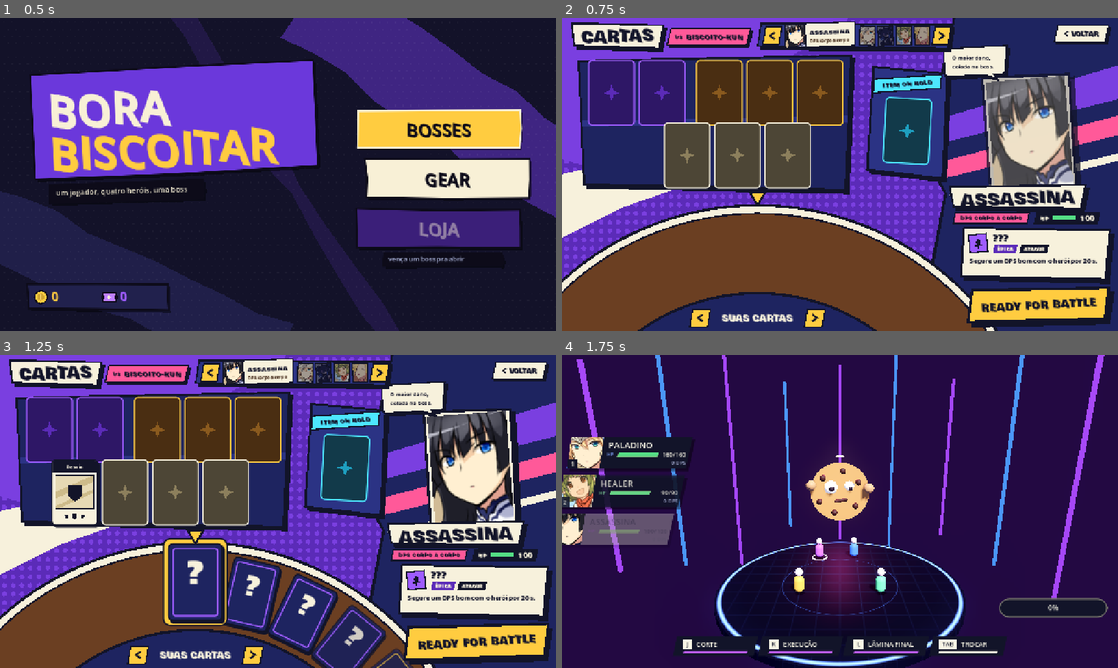
Above: before the commit, frames 1-4 (two rows, left to right).
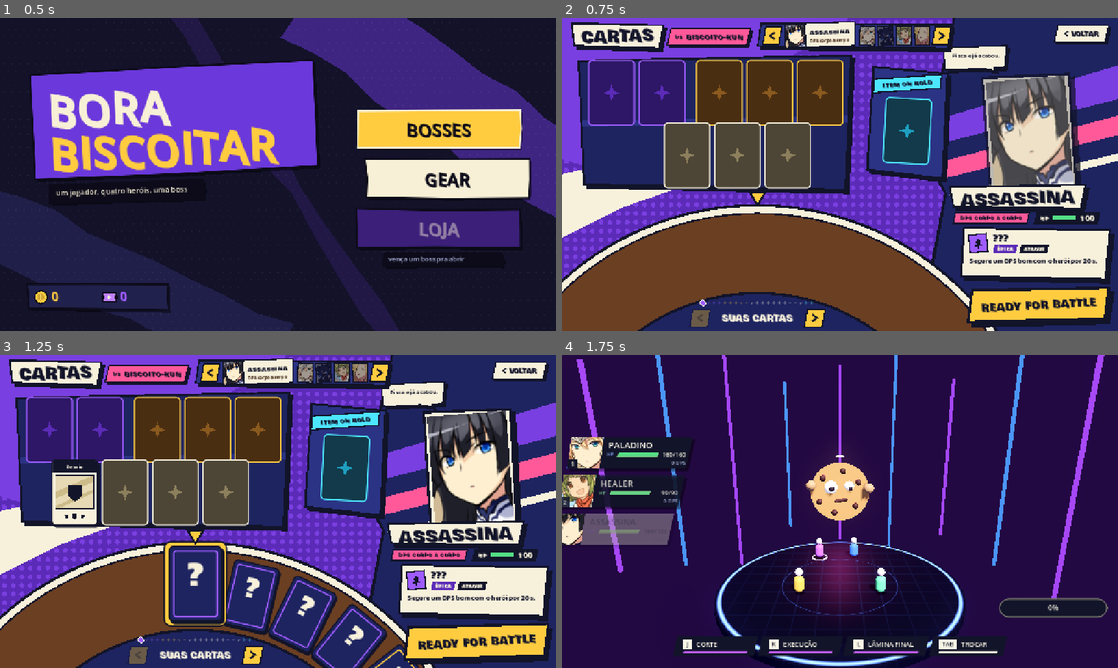
Above: after the commit, the same moments.

Repository: jpxunil/biscoitar
Game: Godot game, scene res://main.tscn
Two runs of this game, one before a commit and one after it. Both use one fixed random seed, a clock stepped at 60 frames per second and the inputs below.
Inputs (mouse positions are in pixels of both pictures, inside the frame that each line leads up to):
- Up to frame 1 (0.5 s): no input
- Up to frame 2 (0.75 s): tap Enter at 0.5, 0.6 s; move the mouse to (962, 158) at 0.52 s; hold D from 0.53 s (still down); click (962, 158) at 0.67 s
- Up to frame 3 (1.25 s): keep holding D; tap Space at 0.77 s
- Up to frame 4 (1.75 s): release D at 1.25 s; click "READY FOR BATTLE" at 1.25 s

Frame 1 is identical in both runs. In frame 2, 0.8% of the frame differs, in the area x 22-81%, y 8-99%; in frame 3, 3.7%, in the area x 22-81%, y 8-100%; in frame 4, nothing differs.

Commit message:
Tela de cartas: cópia única, polimento de interação e seletor à prova de spam
- itens e cartas da loja são cópia única: equipar num herói tira do outro;
  a roleta mostra o rosto de quem está com a carta (saves antigos são corrigidos)
- seletor: animações interrompidas por trocas rápidas se recuperam de qualquer estado
- carta solta em lugar inválido voa de volta; carta bloqueada balança
- duplo clique equipa no primeiro slot livre ou devolve a equipada
- passar o mouse mostra os detalhes; losangos no cubo mostram a mão inteira
- aro da roleta acende ao arrastar carta equipada; setas apagadas nas pontas
- entrada das cartas mais rápida; frases em personagem e balão que cresce
- arte e roleta: uma animação por vez
- shot.gd: passos spam, dbl, focusid e captura no meio do arrasto

Diff:
--- a/scripts/knowledge.gd
+++ b/scripts/knowledge.gd
@@ -234,6 +234,11 @@
 		return false
 	if at >= 0:
 		arr[at] = ""
+	# cópia única: equipar aqui tira de quem estava com ela
+	if is_unique(id):
+		for j in HEROES.size():
+			if j != i:
+				unequip(j, id)
 	arr[slot] = id
 	return true
 
@@ -243,6 +248,22 @@
 	var at := arr.find(id)
 	if at >= 0:
 		arr[at] = ""
+
+
+## Cópia única: itens e tudo que se compra na loja (moedas ou ticket). Você tem UMA, e só um herói
+## usa por vez. As cartas conquistadas jogando (maestria, Rotação, etc.) são conhecimento: valem pra todos.
+static func is_unique(id: String) -> bool:
+	var c: Dictionary = CARDS[id]
+	return c["kind"] == "item" or c.has("price") or c.has("ticket")
+
+
+## Quem está com a carta de cópia única (índice do herói), ou -1 se ela está solta.
+static func holder(id: String) -> int:
+	var kind: String = CARDS[id]["kind"]
+	for j in HEROES.size():
+		if deck(j)[kind].has(id):
+			return j
+	return -1
 
 
 ## Cartas que o herói i pode usar e que não estão equipadas nele, da mais rara pra mais comum.
@@ -417,3 +438,15 @@
 				var id := str(arr[n])
 				if id != "" and CARDS.has(id) and CARDS[id]["kind"] == kind and is_owned_by(i, id) and usable(i, id):
 					d[kind][n] = id
+	# saves antigos podem ter a mesma carta de cópia única em mais de um herói: fica com o primeiro
+	var held := {}
+	for i in HEROES.size():
+		for kind in KINDS:
+			var arr: Array = deck(i)[kind]
+			for n in arr.size():
+				if arr[n] == "" or not is_unique(arr[n]):
+					continue
+				if held.has(arr[n]):
+					arr[n] = ""
+				else:
+					held[arr[n]] = true
--- a/ui/kit/card_view.gd
+++ b/ui/kit/card_view.gd
@@ -28,6 +28,8 @@
 var ring := Color(0, 0, 0, 0): set = _set_ring
 var ring_gap := 4.0: set = _set_ring_gap
 var ring_w := 4.0
+## Rosto pequeno no canto: quem está com esta carta de cópia única agora (item ou carta da loja).
+var badge: Texture2D: set = _set_badge
 
 
 static func make(card_id: String, card_state := "face") -> CardView:
@@ -91,6 +93,11 @@
 	halo_grow = v
 	if halo:
 		queue_redraw()
+
+
+func _set_badge(v: Texture2D) -> void:
+	badge = v
+	queue_redraw()
 
 
 func _set_ring(v: Color) -> void:
@@ -198,6 +205,9 @@
 		Paper.draw_suit(self, cat, Vector2(67.5, 126), 10, ink)
 	if state == "dim":
 		_rr(full, Color(ink.r, ink.g, ink.b, 0.6), 9)
+	if badge != null:
+		draw_rect(Rect2(W - 24, -12, 32, 41), ink)
+		draw_texture_rect(badge, Rect2(W - 21, -9, 26, 35), false)
 
 
 func _wrap(t: String, f: Font, px: int, max_w: float) -> Array:
--- a/ui/kit/shine_button.gd
+++ b/ui/kit/shine_button.gd
@@ -53,6 +53,8 @@
 
 
 func _on_hover(on: bool) -> void:
+	if disabled and on:
+		return
 	_hot = on
 	if on:
 		_shine = 0.0
--- a/ui/screens/cards_screen.gd
+++ b/ui/screens/cards_screen.gd
@@ -23,7 +23,13 @@
 	"item": [Vector2(741, 184)],
 }
 ## Frase do balão. Quem não tem frase própria usa o `blurb` do herói.
-const QUOTES := {"maga": "Relaxa, eu resolvo. Como sempre.", "nurse": "Fica parado. Vai doer."}
+const QUOTES := {
+	"tank": "Atrás de mim. Sempre.",
+	"healer": "Ninguém morre no meu turno.",
+	"assassina": "Pisca e já acabou.",
+	"maga": "Relaxa, eu resolvo. Como sempre.",
+	"nurse": "Fica parado. Vai doer.",
+}
 ## Ordem dos heróis no seletor: as duas tanks ficam lado a lado.
 const ORDER := [0, 4, 1, 2, 3]
 ## Enquadramento da arte por herói: largura na tela e canto de cima. A altura segue a proporção do arquivo;
@@ -78,6 +84,7 @@
 	var dim := false: set = _set_dim
 	var slot := -1
 	var tw: Tween
+	var hover_tw: Tween
 	var _face: TextureRect
 	var _hot := false
 
@@ -120,7 +127,15 @@
 		_shade()
 		if k > 0.05 or (tw != null and tw.is_running()):
 			return
-		create_tween().tween_property(self, "scale", Vector2.ONE * (1.15 if on else 1.0), 0.14).set_trans(Tween.TRANS_BACK).set_ease(Tween.EASE_OUT)
+		stop_hover()
+		hover_tw = create_tween()
+		hover_tw.tween_property(self, "scale", Vector2.ONE * (1.15 if on else 1.0), 0.14).set_trans(Tween.TRANS_BACK).set_ease(Tween.EASE_OUT)
+
+	## A troca de herói assume a escala da peça: o crescer do hover não pode brigar com ela.
+	func stop_hover() -> void:
+		if hover_tw != null:
+			hover_tw.kill()
+			hover_tw = null
 
 	func _draw() -> void:
 		var h: Dictionary = Knowledge.HEROES[hero]
@@ -166,12 +181,20 @@
 var _face_tex: TextureRect
 var _bubble: Control
 var _bubble_text: Label
+var _bubble_panel: CutPanel
 var _boss: Draw
 var _strip_bar: CutPanel
 ## Seletor: uma peça por herói (índice em Knowledge.HEROES), sempre na ordem de ORDER girada.
 var _tiles := {}
 ## Fila do seletor (heróis, o atual na frente) e o lugar onde o antigo acabou de ser inserido.
 var _row: Array = []
+## Carta sob o mouse: os detalhes mostram ela enquanto o mouse está em cima.
+var _peek = null
+var _pager: Draw
+var _spin_prev: ShineButton
+var _spin_next: ShineButton
+var _art_tw: Tween
+var _ticks_tw: Tween
 var _push_at := -1
 var _name_tag: Control
 var _name_panel: CutPanel
@@ -297,6 +320,12 @@
 	else:
 		_face_tex.texture = load("res://assets/portraits/%s_face.png" % h["key"])
 	_bubble_text.text = QUOTES.get(h["key"], h["blurb"])
+	# o balão cresce pra baixo com o número de linhas da frase
+	var bf := Paper.body(700)
+	var lines := maxi(1, roundi(bf.get_multiline_string_size(_bubble_text.text, HORIZONTAL_ALIGNMENT_LEFT, 118, 14).y / bf.get_height(14)))
+	_bubble_text.size = Vector2(118, lines * 18.0 + 4.0)
+	_bubble_panel.size = Vector2(150, lines * 18.0 + 44.0)
+	_bubble_panel.queue_redraw()
 	# nome, classe e vida
 	var nm := String(h["name"]).to_upper()
 	_name_label.text = nm
@@ -327,9 +356,17 @@
 		_art.modulate.a = 0.0
 		var from := 60.0 if dir >= 0 else -60.0
 		_art.position.x = _art_home.x + from
-		var tw := _art.create_tween().set_parallel(true)
-		tw.tween_property(_art, "position:x", _art_home.x, 0.28).set_trans(Tween.TRANS_BACK).set_ease(Tween.EASE_OUT)
-		tw.tween_property(_art, "modulate:a", 1.0, 0.18)
+		if _art_tw != null:
+			_art_tw.kill()
+		_art_tw = _art.create_tween().set_parallel(true)
+		_art_tw.tween_property(_art, "position:x", _art_home.x, 0.28).set_trans(Tween.TRANS_BACK).set_ease(Tween.EASE_OUT)
+		_art_tw.tween_property(_art, "modulate:a", 1.0, 0.18)
+	else:
+		if _art_tw != null:
+			_art_tw.kill()
+			_art_tw = null
+		_art.position.x = _art_home.x
+		_art.modulate.a = 1.0
 
 
 # ---------------------------------------------------------------- montagem (uma vez)
@@ -383,9 +420,13 @@
 	var prev := _arrow(-1)
 	_add(_stage, prev, Vector2(296, 668), Vector2(44, 44))
 	prev.pressed.connect(func(): _spin(-1))
+	_spin_prev = prev
 	var nxt := _arrow(1)
 	_add(_stage, nxt, Vector2(560, 668), Vector2(44, 44))
 	nxt.pressed.connect(func(): _spin(1))
+	_spin_next = nxt
+	_pager = _drawer(_stage, _draw_pager)
+	_pager.z_index = 8
 	var hub_label := Paper.label("SUAS CARTAS", 21, Paper.CREAM, Paper.display())
 	hub_label.horizontal_alignment = HORIZONTAL_ALIGNMENT_CENTER
 	hub_label.vertical_alignment = VERTICAL_ALIGNMENT_CENTER
@@ -429,7 +470,7 @@
 	_bubble.mouse_filter = Control.MOUSE_FILTER_IGNORE
 	_add(_stage, _bubble, Vector2(876, 62), Vector2(156, 84))
 	_bubble.pivot_offset = Vector2(78, 42)
-	_add(_bubble, CutPanel.make(Rect2(0, 0, 150, 78), [[0, .1], [1, 0], [.96, .86], [.8, .88], [.84, 1], [.62, .9], [.04, .96]], Paper.CREAM, 3, Vector2(6, 6)))
+	_bubble_panel = _add(_bubble, CutPanel.make(Rect2(0, 0, 150, 78), [[0, .1], [1, 0], [.96, .86], [.8, .88], [.84, 1], [.62, .9], [.04, .96]], Paper.CREAM, 3, Vector2(6, 6)))
 	_bubble_text = Paper.label("", 14, Paper.INK, Paper.body(700))
 	_bubble_text.autowrap_mode = TextServer.AUTOWRAP_WORD_SMART
 	_bubble_text.add_theme_constant_override("line_spacing", -4)
@@ -574,11 +615,32 @@
 
 func _draw_wheel(d: Draw) -> void:
 	_disc(d, RIM, Paper.INK)
-	_disc(d, 666, Paper.CREAM)
+	# arrastando uma carta equipada: o aro acende, a roleta é onde ela pode ser devolvida
+	_disc(d, 666, Paper.GOLD if (_drag != null and _drag["src"] == "slot") else Paper.CREAM)
 	_disc(d, 652, Paper.INK)
 	_disc(d, 648, Paper.BROWN)
 	_disc(d, 470, Paper.INK)
 	_disc(d, 464, _th["deep"])
+
+
+## Um losango por carta da mão, na cor da raridade (apagado = ainda não conquistada); o maior é a
+## carta em foco. Mostra quantas cartas existem e onde você está, sem texto.
+func _draw_pager(d: Draw) -> void:
+	var n := _hand.size()
+	if n <= 1:
+		return
+	var pitch := minf(13.0, 250.0 / (n - 1))
+	for k in n:
+		var id: String = _hand[k]
+		var c := Vector2(HUB.x + (k - (n - 1) * 0.5) * pitch, 655.0)
+		var col: Color = Paper.KIND[Knowledge.kind_of(id)]["bg"]
+		if not Knowledge.is_owned_by(hero, id):
+			col = Color(col.r, col.g, col.b, 0.3)
+		var r := 6.5 if k == _focus else 3.5
+		if k == _focus:
+			d.draw_colored_polygon(PackedVector2Array([c + Vector2(0, -r - 2.5), c + Vector2(r + 2.5, 0), c + Vector2(0, r + 2.5), c + Vector2(-r - 2.5, 0)]), Paper.CREAM)
+			col.a = 1.0
+		d.draw_colored_polygon(PackedVector2Array([c + Vector2(0, -r), c + Vector2(r, 0), c + Vector2(0, r), c + Vector2(-r, 0)]), col)
 
 
 func _draw_ticks(d: Draw) -> void:
@@ -661,12 +723,19 @@
 		var was := t.slot
 		t.slot = n
 		t.dim = Knowledge.is_tank(id) and id != Knowledge.tank_pick
+		# Trocas em sequência rápida interrompem a animação anterior no meio: a peça pode estar em
+		# qualquer lugar, meio aberta, pequena ou transparente. Por isso cada caminho abaixo parte do
+		# estado em que ela ESTÁ e leva todas as propriedades (posição, giro, escala, alfa, abertura)
+		# até o valor final do lugar novo; nenhum deixa algo "como estava".
 		if t.tw != null:
 			t.tw.kill()
 			t.tw = null
+		t.stop_hover()
 		var pos := _tile_pos(n)
 		var rot := deg_to_rad(TILE_ROT[n])
-		if not animate or was < 0 or was == n:
+		var settled: bool = was == n and t.position.is_equal_approx(pos) and is_equal_approx(t.k, 1.0 if n == 0 else 0.0) \
+				and t.scale.is_equal_approx(Vector2.ONE) and is_equal_approx(t.modulate.a, 1.0)
+		if not animate or was < 0 or settled:
 			t.position = pos
 			t.rotation = rot
 			t.scale = Vector2.ONE
@@ -679,14 +748,14 @@
 		if n == 0:
 			# escolhido: corre pra frente e abre no caminho
 			t.z_index = 3
-			t.scale = Vector2.ONE
-			t.modulate.a = 1.0
 			tw.set_parallel(true)
 			tw.tween_property(t, "position", pos, 0.3).set_trans(Tween.TRANS_CUBIC).set_ease(Tween.EASE_OUT)
 			tw.tween_property(t, "rotation", rot, 0.3)
+			tw.tween_property(t, "scale", Vector2.ONE, 0.12)
+			tw.tween_property(t, "modulate:a", 1.0, 0.1)
 			tw.tween_property(t, "k", 1.0, 0.34).set_trans(Tween.TRANS_BACK).set_ease(Tween.EASE_OUT)
-			tw.chain().tween_callback(func(): t.z_index = 0)
-		elif was == 0:
+			tw.chain().tween_callback(_tile_done.bind(t, n))
+		elif was == 0 and t.modulate.a > 0.05:
 			# antigo: retrai e some onde está; reaparece crescendo no lugar novo da fila
 			t.z_index = 1
 			tw.tween_property(t, "k", 0.0, 0.14).set_trans(Tween.TRANS_CUBIC).set_ease(Tween.EASE_OUT)
@@ -694,18 +763,46 @@
 			tw.tween_callback(func():
 				t.position = pos
 				t.rotation = rot
+				t.k = 0.0
 				t.scale = Vector2.ONE * 0.4)
 			tw.tween_interval(0.06)
 			tw.tween_property(t, "modulate:a", 1.0, 0.14)
 			tw.parallel().tween_property(t, "scale", Vector2.ONE, 0.26).set_trans(Tween.TRANS_BACK).set_ease(Tween.EASE_OUT)
-			tw.tween_callback(func(): t.z_index = 0)
+			tw.tween_callback(_tile_done.bind(t, n))
+		elif t.modulate.a <= 0.05:
+			# estava invisível (interrompida no meio do sumiço): só reaparece no lugar certo
+			t.z_index = 0
+			t.position = pos
+			t.rotation = rot
+			t.k = 0.0
+			t.scale = Vector2.ONE * 0.4
+			tw.tween_property(t, "modulate:a", 1.0, 0.14)
+			tw.parallel().tween_property(t, "scale", Vector2.ONE, 0.26).set_trans(Tween.TRANS_BACK).set_ease(Tween.EASE_OUT)
+			tw.tween_callback(_tile_done.bind(t, n))
 		else:
-			# vizinhos: empurrados pelo antigo entrando, um depois do outro a partir de onde ele entrou
+			# vizinhos: empurrados pelo antigo entrando, um depois do outro a partir de onde ele entrou.
+			# Se a peça ficou meio aberta, pequena ou apagada de uma troca interrompida, conserta já.
 			t.z_index = 0
-			t.modulate.a = 1.0
-			tw.tween_interval(0.2 + absi(n - _push_at) * 0.04)
-			tw.tween_property(t, "position", pos, 0.26).set_trans(Tween.TRANS_BACK).set_ease(Tween.EASE_OUT)
-			tw.parallel().tween_property(t, "rotation", rot, 0.26)
+			tw.set_parallel(true)
+			tw.tween_property(t, "k", 0.0, 0.12)
+			tw.tween_property(t, "scale", Vector2.ONE, 0.12)
+			tw.tween_property(t, "modulate:a", 1.0, 0.1)
+			var wait := 0.2 + absi(n - _push_at) * 0.04
+			tw.tween_property(t, "position", pos, 0.26).set_trans(Tween.TRANS_BACK).set_ease(Tween.EASE_OUT).set_delay(wait)
+			tw.tween_property(t, "rotation", rot, 0.26).set_delay(wait)
+			tw.chain().tween_callback(_tile_done.bind(t, n))
+
+
+## Fim da animação de uma peça: crava o estado final, pra nenhum resto de arredondamento ou de
+## animação interrompida sobrar.
+func _tile_done(t: HeroTile, n: int) -> void:
+	t.position = _tile_pos(n)
+	t.rotation = deg_to_rad(TILE_ROT[n])
+	t.scale = Vector2.ONE
+	t.modulate.a = 1.0
+	t.k = 1.0 if n == 0 else 0.0
+	t.z_index = 0
+	t.tw = null
 
 
 # ---------------------------------------------------------------- cartas
@@ -742,6 +839,7 @@
 		c.queue_free()
 	_slots.clear()
 	_spokes.clear()
+	_peek = null
 	var deck := Knowledge.deck(hero)
 	for kind in Knowledge.KINDS:
 		for n in Knowledge.SLOTS[kind]:
@@ -770,6 +868,11 @@
 			var key := Knowledge.mastery_key(id)
 			if key != "":
 				cv.progress = Knowledge.mastery_of(key)
+		elif Knowledge.is_unique(id):
+			# cópia única (item ou carta da loja): o selo mostra com quem está; arrastar pra cá tira de lá
+			var holder := Knowledge.holder(id)
+			if holder >= 0 and holder != hero:
+				cv.badge = load("res://assets/portraits/%s_face.png" % Knowledge.HEROES[holder]["key"])
 		cv.position = Vector2(-CARD_HALF.x, -RADIUS - CARD_HALF.y)
 		spoke.add_child(cv)
 		var info := {"cv": cv, "src": "hand", "idx": k, "n": k, "id": id, "kind": Knowledge.kind_of(id), "home": cv.position,
@@ -783,7 +886,10 @@
 			if info["id"] != "":
 				_deal(info, info["idx"] * 0.045)
 		for info in _spokes:
-			_deal(info, 0.35 + info["idx"] * 0.04)
+			# só as que aparecem na tela, abrindo a partir da carta em foco
+			var far := absi(info["idx"] - _focus)
+			if far <= 4:
+				_deal(info, 0.16 + far * 0.045)
 	if drop != "":
 		# a carta que acabou de encaixar chega maior e inclinada e assenta
 		var list: Array = _slots if drop.begins_with("s") else _spokes
@@ -801,15 +907,64 @@
 	cv.mouse_default_cursor_shape = Control.CURSOR_POINTING_HAND if info["drag_ok"] else Control.CURSOR_ARROW
 	cv.mouse_entered.connect(func():
 		info["hover"] = true
-		_settle(info))
+		_peek = info
+		_settle(info)
+		_update_details())
 	cv.mouse_exited.connect(func():
 		info["hover"] = false
+		if _peek != null and is_same(_peek, info):
+			_peek = null
+			_update_details()
 		_settle(info))
 	cv.gui_input.connect(func(e: InputEvent):
-		if e is InputEventMouseButton and e.button_index == MOUSE_BUTTON_LEFT and e.pressed:
-			_pend = {"info": info, "start": _mouse_at}
-			info["press"] = true
-			_settle(info))
+		if not (e is InputEventMouseButton and e.button_index == MOUSE_BUTTON_LEFT and e.pressed):
+			return
+		if e.double_click:
+			_quick(info)
+			return
+		_pend = {"info": info, "start": _mouse_at, "shook": false}
+		info["press"] = true
+		_settle(info))
+
+
+## Duplo clique, o atalho do arrasto: carta da roleta vai pro primeiro slot livre do tipo dela;
+## carta equipada volta pra roleta.
+func _quick(info: Dictionary) -> void:
+	_cancel_drag()
+	var drop := ""
+	if info["src"] == "slot":
+		drop = _unequip_to_hand(info["id"])
+	elif info["drag_ok"]:
+		for s in _slots:
+			if s["kind"] == info["kind"] and s["id"] == "":
+				drop = _equip_from_hand(info["idx"], s["idx"])
+				break
+	if drop == "":
+		_shake(info)
+		return
+	_sel = -1
+	Knowledge.save()
+	_sync_hand()
+	_build_cards(false, drop)
+
+
+func _unequip_to_hand(id: String) -> String:
+	Knowledge.unequip(hero, id)
+	_hand.insert(mini(_focus, _hand.size()), id)
+	return "h%d" % _focus
+
+
+## "Não dá": a carta balança no lugar (sem slot livre, ou carta que ainda não é sua).
+func _shake(info: Dictionary) -> void:
+	var cv: CardView = info["cv"]
+	if info["tw"] != null:
+		info["tw"].kill()
+	var home: Vector2 = info["home"]
+	var tw := cv.create_tween()
+	for dx in [7.0, -7.0, 4.0, -4.0, 0.0]:
+		tw.tween_property(cv, "position:x", home.x + dx, 0.04)
+	tw.tween_callback(func(): _settle(info))
+	info["tw"] = tw
 
 
 ## Escala, giro (graus) e deslocamento vertical que a carta deve ter agora.
@@ -848,7 +1003,7 @@
 	var sc := Vector2.ONE * float(p[0])
 	var rot := deg_to_rad(float(info["rot0"]) + float(p[1]))
 	var pos: Vector2 = info["home"] + Vector2(0, p[2])
-	var lifted: bool = _drag != null and is_same(_drag, info)
+	var lifted: bool = (_drag != null and is_same(_drag, info)) or info.get("away", false)
 	var hand: bool = info["src"] == "hand"
 	cv.halo = hand and info["idx"] == _focus and _sel < 0
 	if info["src"] == "slot":
@@ -917,10 +1072,17 @@
 	_sel = -1
 	for info in _spokes:
 		var sp: Control = info["spoke"]
+		# girar de novo antes de parar: o giro anterior é cancelado, senão os dois brigam pelo mesmo raio
+		if info.get("spin") != null:
+			info["spin"].kill()
 		var tw := sp.create_tween()
+		info["spin"] = tw
 		# passa um pouco do ponto e volta, como roleta parando
 		tw.tween_property(sp, "rotation", deg_to_rad((info["idx"] - _focus) * STEP), 0.5).set_trans(Tween.TRANS_BACK).set_ease(Tween.EASE_OUT)
-	_ticks.create_tween().tween_property(_ticks, "rotation", deg_to_rad(-_focus * STEP), 0.5).set_trans(Tween.TRANS_BACK).set_ease(Tween.EASE_OUT)
+	if _ticks_tw != null:
+		_ticks_tw.kill()
+	_ticks_tw = _ticks.create_tween()
+	_ticks_tw.tween_property(_ticks, "rotation", deg_to_rad(-_focus * STEP), 0.5).set_trans(Tween.TRANS_BACK).set_ease(Tween.EASE_OUT)
 	_settle_all()
 	_update_details()
 
@@ -950,8 +1112,12 @@
 	var info: Dictionary = _pend["info"]
 	if event is InputEventMouseMotion:
 		var p := _mouse_at
-		if _drag == null and info["drag_ok"] and p.distance_to(_pend["start"]) > 6.0:
-			_start_drag(info)
+		if _drag == null and p.distance_to(_pend["start"]) > 6.0:
+			if info["drag_ok"]:
+				_start_drag(info)
+			elif not _pend["shook"]:
+				_pend["shook"] = true
+				_shake(info)
 		if _drag != null:
 			_ghost.position = p - CARD_HALF
 			var si := _slot_at(p)
@@ -975,7 +1141,9 @@
 	_ghost.z_index = 50
 	_top.add_child(_ghost)
 	_ghost.position = _mouse_at - CARD_HALF
+	_wheel.queue_redraw()
 	_settle_all()
+	_update_details()
 
 
 func _cancel_drag() -> void:
@@ -987,12 +1155,16 @@
 	if _ghost != null and is_instance_valid(_ghost):
 		_ghost.queue_free()
 	_ghost = null
+	_wheel.queue_redraw()
 
 
 func _finish() -> void:
 	var info: Dictionary = _pend["info"]
 	var dragged: bool = _drag != null
 	var p := _mouse_at
+	# o fantasma sobrevive ao fim do arrasto: se a carta não encaixou, é ele que voa de volta
+	var ghost := _ghost
+	_ghost = null
 	_cancel_drag()
 	if not dragged:
 		# clique simples: carta da roleta vem pro foco; carta equipada mostra os detalhes
@@ -1018,14 +1190,40 @@
 			drop = "s%d" % si
 	elif info["src"] == "slot" and p.distance_to(HUB) < RIM:
 		# de volta pra roleta: a carta entra na mão já em foco
-		Knowledge.unequip(hero, id)
-		_hand.insert(mini(_focus, _hand.size()), id)
-		drop = "h%d" % _focus
+		drop = _unequip_to_hand(id)
 	_sel = -1
-	if drop != "":
-		Knowledge.save()
-		_sync_hand()
+	if drop == "":
+		_fly_back(ghost, info)
+		return
+	if ghost != null and is_instance_valid(ghost):
+		ghost.queue_free()
+	Knowledge.save()
+	_sync_hand()
 	_build_cards(false, drop)
+
+
+## Soltou num lugar que não vale: a carta volta voando pra onde estava, em vez de sumir.
+func _fly_back(ghost: CardView, info: Dictionary) -> void:
+	var cv: CardView = info["cv"]
+	if ghost == null or not is_instance_valid(ghost) or not is_instance_valid(cv):
+		_settle_all()
+		return
+	info["away"] = true
+	_settle_all()
+	var to_stage := _stage.get_global_transform().affine_inverse()
+	var center: Vector2 = to_stage * (cv.get_global_transform() * CARD_HALF)
+	var rot: float = cv.rotation
+	if info["spoke"] != null:
+		rot += float(info["spoke"].rotation)
+	var tw := ghost.create_tween().set_parallel(true)
+	tw.tween_property(ghost, "position", center - CARD_HALF, 0.2).set_trans(Tween.TRANS_CUBIC).set_ease(Tween.EASE_OUT)
+	tw.tween_property(ghost, "rotation", rot, 0.2)
+	tw.tween_property(ghost, "scale", cv.scale, 0.2)
+	tw.chain().tween_callback(func():
+		ghost.queue_free()
+		info["away"] = false
+		if is_instance_valid(cv):
+			_settle(info))
 
 
 ## Roleta -> slot. Se o slot estava ocupado, a carta antiga volta pro mesmo lugar da mão.
@@ -1078,13 +1276,21 @@
 func _update_details() -> void:
 	var id := ""
 	var mine := true
-	if _sel >= 0 and _sel < _slots.size() and _slots[_sel]["id"] != "":
+	if _peek != null and _drag == null and _peek["id"] != "":
+		id = _peek["id"]
+		mine = _peek["src"] == "slot" or Knowledge.is_owned_by(hero, id)
+	elif _sel >= 0 and _sel < _slots.size() and _slots[_sel]["id"] != "":
 		id = _slots[_sel]["id"]
 	elif _focus < _hand.size():
 		id = _hand[_focus]
 		mine = Knowledge.is_owned_by(hero, id)
 	_detail_id = id
 	_d_tile.queue_redraw()
+	_pager.queue_redraw()
+	# setas da roleta apagadas nas pontas
+	for pair in [[_spin_prev, _focus > 0], [_spin_next, _focus < _hand.size() - 1]]:
+		pair[0].disabled = not pair[1]
+		pair[0].modulate.a = 1.0 if pair[1] else 0.35
 	_d_kind.visible = id != ""
 	_d_cat.visible = id != ""
 	if id == "":
--- a/ui/tests/shot.gd
+++ b/ui/tests/shot.gd
@@ -31,6 +31,11 @@
 		Knowledge.mastery["spread"] = 1
 		for id in ["stack", "mitigate", "potion"]:
 			Knowledge.equip(hero, id)
+	for a in args:
+		# --itemon=N: a Poção começa equipada no herói N (pra ver o selo de quem segura o item)
+		if a.begins_with("--itemon="):
+			Knowledge.owned["potion"] = true
+			Knowledge.equip(int(a.trim_prefix("--itemon=")), "potion")
 	var scene: Control = load("res://ui/screens/%s_screen.tscn" % which).instantiate()
 	add_child(scene)
 	if which == "cards":
@@ -66,6 +71,50 @@
 							get_viewport().get_texture().get_image().save_png("user://screen.png")
 							get_tree().quit()
 							return
+						"spam":
+							# troca de herói p[1] vezes com p[2] s entre elas (setas e cliques misturados),
+							# espera assentar e confere o estado final de cada peça do seletor
+							var rng := RandomNumberGenerator.new()
+							rng.seed = int(p[3]) if p.size() > 3 else 7
+							for n in int(p[1]):
+								match rng.randi_range(0, 2):
+									0: scene._switch(1)
+									1: scene._switch(-1)
+									_: scene._go(scene._row[rng.randi_range(1, 4)], 1)
+								await get_tree().create_timer(float(p[2])).timeout
+							await get_tree().create_timer(1.3).timeout
+							var bad := 0
+							for n in scene._row.size():
+								var t = scene._tiles[scene._row[n]]
+								var ok: bool = t.position.is_equal_approx(scene._tile_pos(n)) and t.scale.is_equal_approx(Vector2.ONE) \
+										and is_equal_approx(t.modulate.a, 1.0) and is_equal_approx(t.k, 1.0 if n == 0 else 0.0) and t.z_index == 0 and t.slot == n
+								if not ok:
+									bad += 1
+									print("PEÇA RUIM lugar=", n, " heroi=", t.hero, " pos=", t.position, " escala=", t.scale, " alfa=", t.modulate.a, " k=", t.k, " z=", t.z_index)
+							print("spam: fila=", scene._row, " heroi=", scene.hero, " frente ok=", scene._row[0] == scene.hero, " peças ruins=", bad)
+						"dbl":
+							# duplo clique de verdade em (x, y)
+							var at := Vector2(float(p[1]), float(p[2]))
+							_mouse_move(at)
+							await get_tree().process_frame
+							await get_tree().process_frame
+							_mouse_button(at, true)
+							await get_tree().process_frame
+							_mouse_button(at, false)
+							await get_tree().process_frame
+							var e := InputEventMouseButton.new()
+							e.button_index = MOUSE_BUTTON_LEFT
+							e.pressed = true
+							e.double_click = true
+							e.position = at
+							e.global_position = at
+							Input.parse_input_event(e)
+							await get_tree().process_frame
+							_mouse_button(at, false)
+							await get_tree().process_frame
+							print("deck=", Knowledge.deck(scene.hero), " foco=", scene._focus, " mão=", scene._hand.slice(0, 5))
+						"focusid":
+							scene._set_focus(scene._hand.find(p[1]))
 						"spin":
 							scene._set_focus(scene._focus + int(p[1]))
 						"sel":
@@ -100,6 +149,12 @@
 								continue
 							_mouse_button(m1, false)
 							await get_tree().process_frame
+							if p.size() > 5 and p[5].begins_with("t"):
+								# captura logo depois de soltar (ex.: t0.08), pra ver a carta voltando
+								await get_tree().create_timer(float(p[5].substr(1))).timeout
+								get_viewport().get_texture().get_image().save_png("user://screen.png")
+								get_tree().quit()
+								return
 							print("deck=", Knowledge.deck(scene.hero), " foco=", scene._focus, " sel=", scene._sel, " mão=", scene._hand.slice(0, 6))
 						"equip":
 							scene._pend = {"info": scene._spokes[int(p[1])], "start": Vector2.ZERO}
